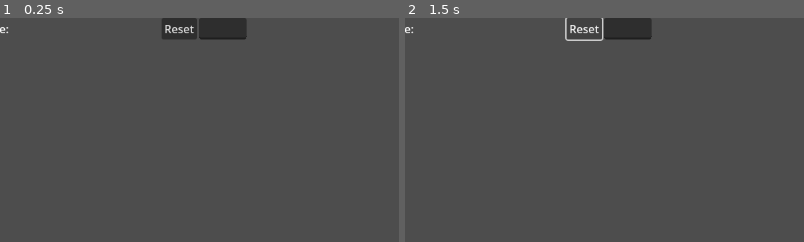
Above: before the commit, frames 1-2 (left to right).
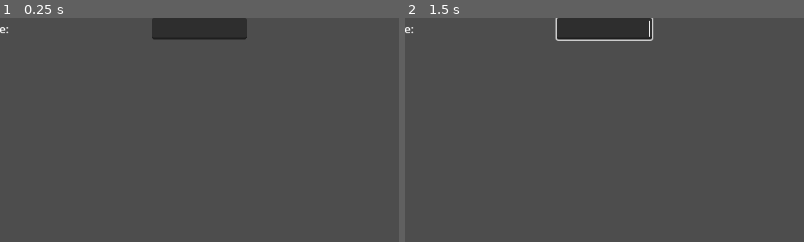
Above: after the commit, the same moments.

Repository: MisterIchor/sbtf-mod-manager-creator
Game: Godot game, scene res://src/interactables/text/text_interactable.tscn
Two runs of this game, one before a commit and one after it. Both use one fixed random seed, a clock stepped at 60 frames per second and the inputs below. This scene is started directly instead of the project's main scene.
Inputs (mouse positions are % of the whole screen's width and height, from its top left):
- Up to frame 1 (0.25 s): no input
- Up to frame 2 (1.5 s): click (28, 2) at 0.5 s, where only the run before the commit has a clickable "Reset"
The pictures show only the part of the screen within x 5-55%, y 0-50%; the shares and areas given below are measured in that part.

The runs differ from the first frame. In frame 1, 0.4% of the frame differs, in the area x 38-62%, y 0-10%; in frame 2, 0.8%, in the area x 37-63%, y 0-11%.

Commit message:
Actually commit files for last commit.

Diff:
--- a/src/interactables/text/text_interactable.gd
+++ b/src/interactables/text/text_interactable.gd
@@ -1,30 +1,41 @@
 class_name TextInteractable
-extends HBoxContainer
+extends InteractableBase
 
 signal text_set(new_text: String)
 
 @export var default_text: String = ""
 
 @onready var line_edit: LineEdit = $LineEdit
-@onready var reset_button: Button = $ResetButton
+@onready var reset_button: Button = $MarginContainer/ResetButton
+
 
 
 
 func _ready() -> void:
 	line_edit.text_changed.connect(_on_LineEdit_text_changed)
 	reset_button.pressed.connect(_on_ResetButton_pressed)
+	line_edit.text = default_text
+
+
+func _update_reset_button() -> void:
+	if not reset_button.visible and not default_text.is_empty():
+		if not line_edit.text == default_text:
+			reset_button.show()
+			return
+
+	if reset_button.visible:
+		if line_edit.text == default_text:
+			reset_button.hide()
 
 
 
 func _on_LineEdit_text_changed(new_text: String) -> void:
 	text_set.emit(new_text)
+	_update_reset_button()
 
-	if not reset_button.visible and not default_text.is_empty():
-		reset_button.show()
-	else:
-		reset_button.hide()
 
 
 func _on_ResetButton_pressed() -> void:
 	line_edit.text = default_text
 	text_set.emit(line_edit.text)
+	_update_reset_button()
--- a/src/interactables/text/text_interactable.tscn
+++ b/src/interactables/text/text_interactable.tscn
@@ -12,11 +12,17 @@
 [node name="Label" parent="." index="0"]
 size_flags_horizontal = 3
 
-[node name="ResetButton" type="Button" parent="." index="1"]
+[node name="MarginContainer" type="MarginContainer" parent="." index="1"]
 layout_mode = 2
-size_flags_horizontal = 8
+size_flags_horizontal = 3
+
+[node name="ResetButton" type="Button" parent="MarginContainer" index="0"]
+visible = false
+layout_mode = 2
+size_flags_horizontal = 10
 text = "Reset"
 
 [node name="LineEdit" type="LineEdit" parent="." index="2"]
 layout_mode = 2
-size_flags_horizontal = 8
+size_flags_horizontal = 3
+alignment = 2
